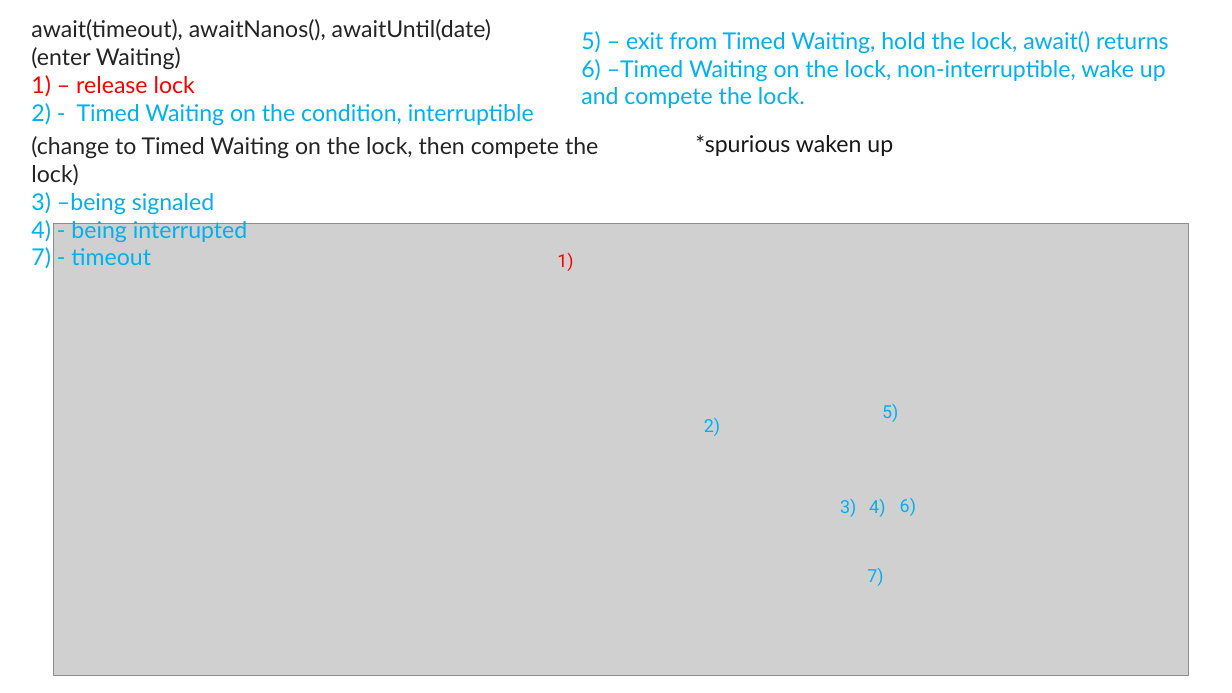
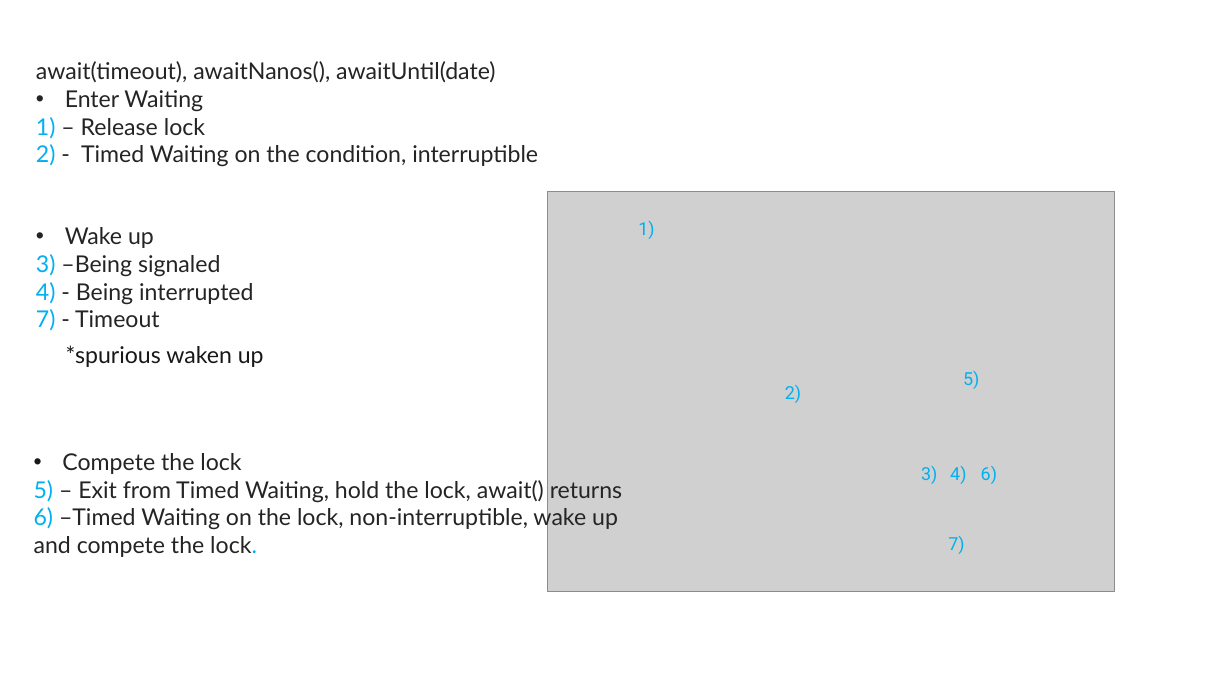
Before and after one commit to exiaoqu/ProducerConsumerProblemInJava, a slide deck: slide 21 of Producer and Consumer in Java.pptx (slide 23 before the commit). Drawn at 1232x693 pixels with LibreOffice and Linux fonts; fonts in the diff are those of the drawing; grey boxes stand for pictures; background and template pictures are left out. Boxes give left, top, right and bottom in pixels: in the first picture for what was removed or moved away, otherwise in the second. Text is boxed around its words. In the diff, an @@ line names an element or a change of style, - is before the commit and + after.

```diff
--- a/Producer and Consumer in Java.pptx
+++ b/Producer and Consumer in Java.pptx
@@ text "await(timeout), awaitNanos(), awaitUntil(date)": place and size @@
-text "await(timeout), awaitNanos(), awaitUntil(date)" at [31, 19, 534, 126]
+text "await(timeout), awaitNanos(), awaitUntil(date)" at [36, 61, 538, 167]
@@ text at [36, 90, 205, 138]: text changed @@
-(enter Waiting)
-1) – release lock
+• Enter Waiting
+1) – Release lock
@@ text at [36, 144, 538, 167]: text colour #00B0F0 to #242424 in "- Timed Waiting on the condition, interruptible" @@
@@ picture added at [547, 191, 1115, 592] @@
@@ text at [36, 227, 254, 330]: text changed @@
-(change to Timed Waiting on the lock, then compete the lock)
-3) –being signaled
-4) - being interrupted
-7) - timeout
+• Wake up
+3) –Being signaled
+4) - Being interrupted
+7) - Timeout
@@ picture removed at [54, 224, 1189, 676] @@
@@ 4 texts: place and size @@
-4 texts at [557, 253, 916, 517]
+4 texts at [638, 221, 997, 484]
@@ text "1)" at [638, 221, 654, 239]: text colour #FF0000 to #00B0F0 @@
@@ text "*spurious waken up": place and size @@
-text "*spurious waken up" at [695, 134, 893, 156]
+text "*spurious waken up" at [66, 345, 264, 367]
@@ text "Compete the lock": place and size @@
-text "Compete the lock" at [581, 31, 1168, 108]
+text "Compete the lock" at [34, 453, 622, 557]
@@ text at [34, 453, 622, 503]: text changed; text colour #00B0F0 to #242424 @@
-5) – exit from Timed Waiting, hold the lock, await() returns
+• Compete the lock
+5) – Exit from Timed Waiting, hold the lock, await() returns
@@ text at [34, 505, 618, 557]: text colour #00B0F0 to #242424 in "–Timed Waiting on the lock, non-interruptible, wake ..." @@
@@ 3 texts: place and size @@
-3 texts at [704, 404, 898, 586]
+3 texts at [785, 371, 979, 554]
```
Also in this commit, not shown: 15 other slides changed, 4 slides added, 5 slides removed.
